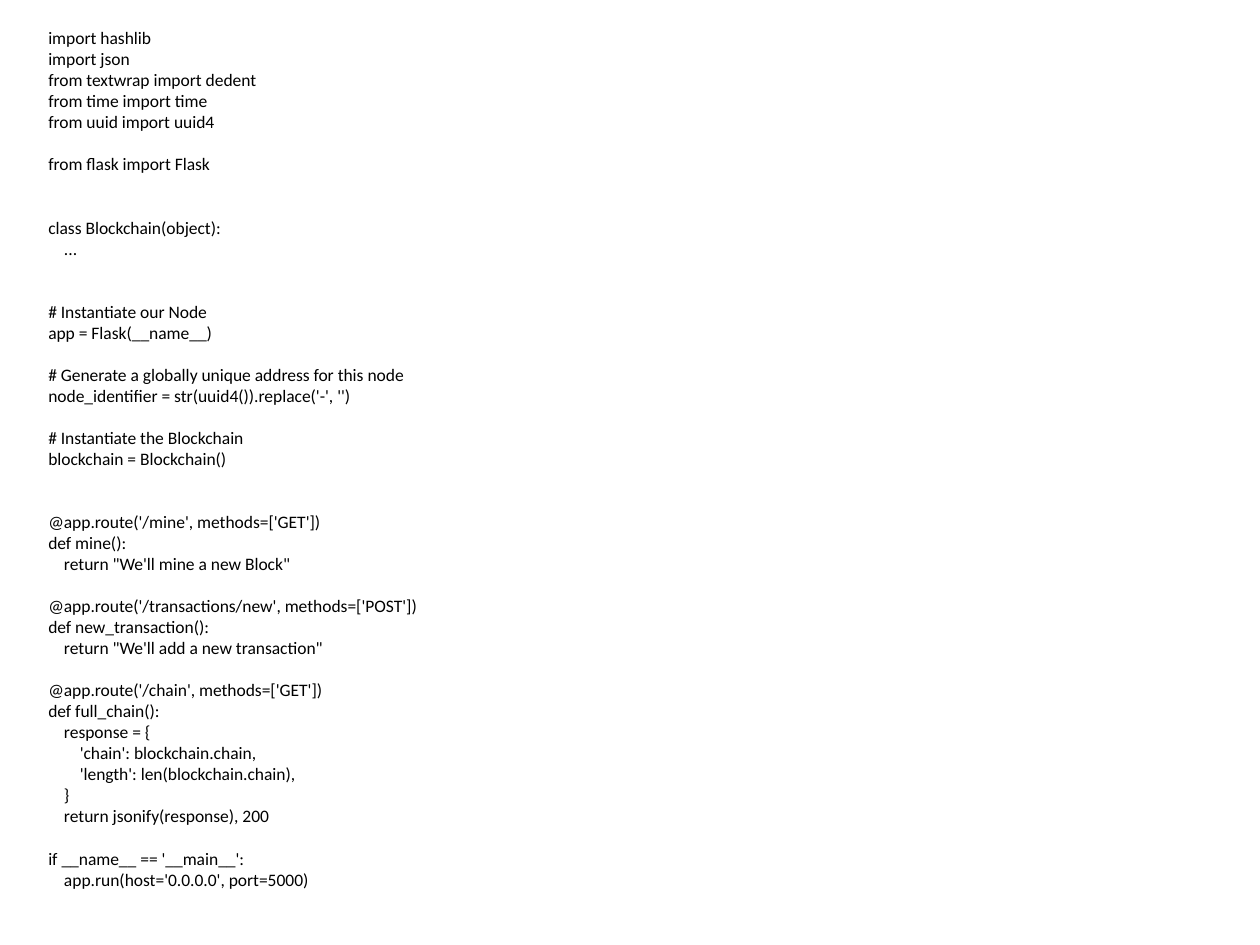
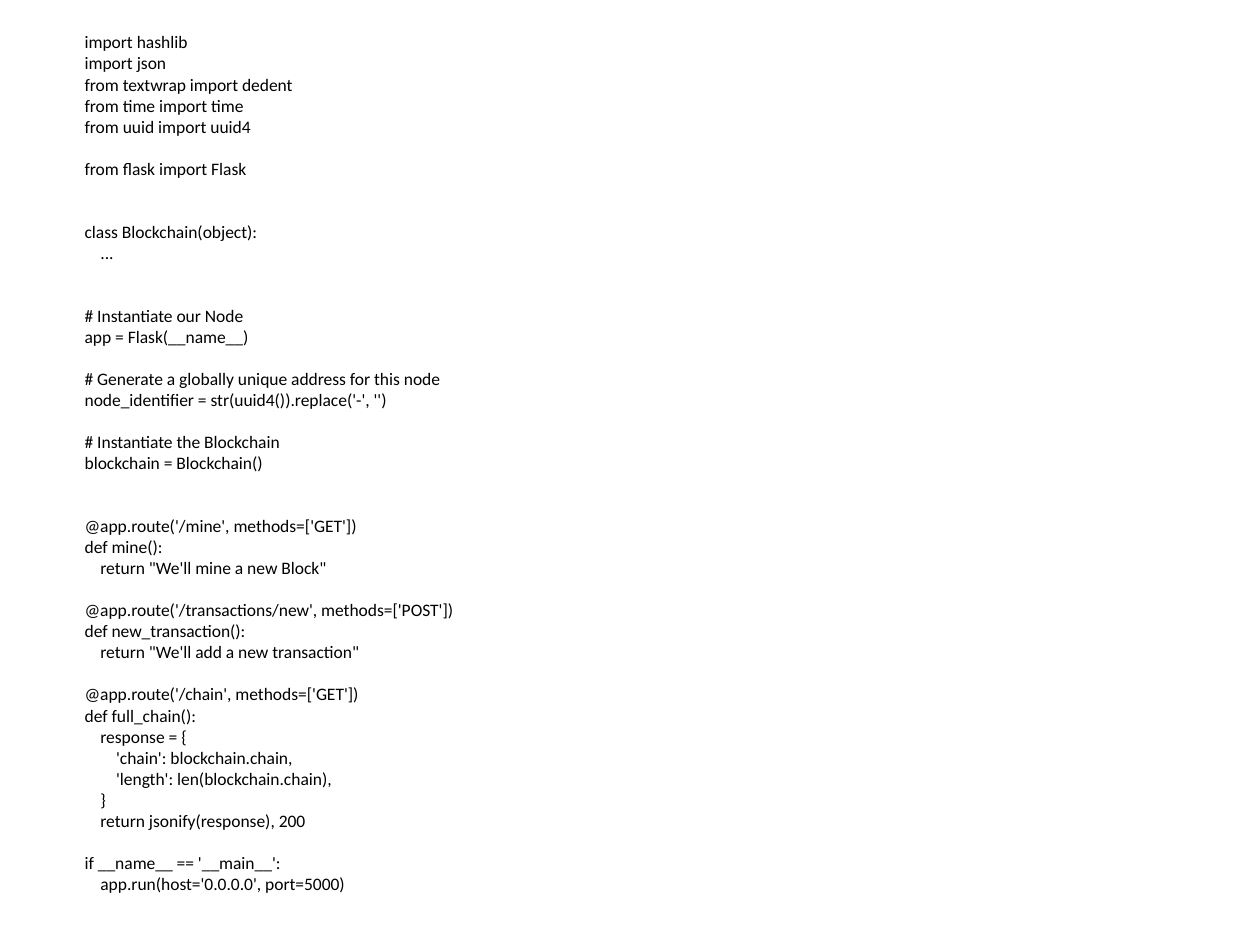
Before and after one commit to pkankipati/myblockchain, a slide deck: slide 36 of docs/Build a private blockchain.pptx (slide 34 before the commit). Drawn at 1260x945 pixels with LibreOffice and Linux fonts; fonts in the diff are those of the drawing. Boxes give left, top, right and bottom in pixels: in the first picture for what was removed or moved away, otherwise in the second. Text is boxed around its words. In the diff, an @@ line names an element or a change of style, - is before the commit and + after.

```diff
--- a/docs/Build a private blockchain.pptx
+++ b/docs/Build a private blockchain.pptx
@@ text "import hashlib": place and size @@
-text "import hashlib" at box(48, 32, 417, 889)
+text "import hashlib" at box(85, 36, 453, 893)
```
Also in this commit, not shown: 5 other slides changed, 2 slides added, 3 other files.
